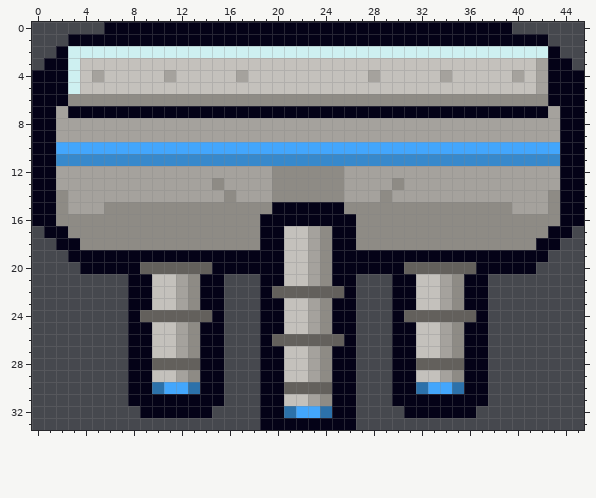
A pixel-art file gets an edit: Art/Textures/Enemies/Bastion/bastion_batteries.aseprite. Above, as it was before the edit.
46x34 pixels, 1 frame.
After:
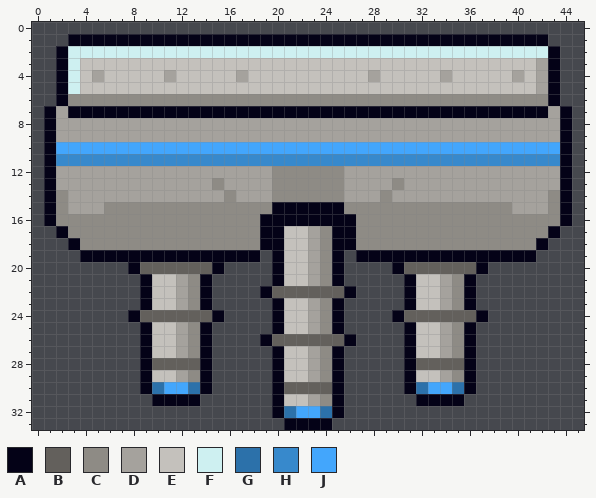
Palette (. is transparent): A #040217  B #63605c  C #8e8b85  D #a5a29d  E #c4c1bc  F #cef0f1  G #2c71aa  H #3789cc  J #43a6fc
The exact change:
y 0: x 6..39 AAAAAAAAAAAAAAAAAAAAAAAAAAAAAAAAAA -> ..................................
y 3: x 1 A -> .; x 44 A -> .
y 4..6: x 0..1 AA -> ..; x 44..45 AA -> ..
y 7..16: x 0 A -> .; x 45 A -> .
y 17: x 1 A -> .; x 44 A -> .
y 18: x 2 A -> .; x 43 A -> .
y 19: x 3 A -> .; x 19 A -> .; x 26 A -> .; x 42 A -> .
y 20: x 4..7 AAAA -> ....; x 16..19 AAAA -> ....; x 26..29 AAAA -> ....; x 38..41 AAAA -> ....
y 21: x 8 A -> .; x 15 A -> .; x 19 A -> .; x 26 A -> .; x 30 A -> .; x 37 A -> .
y 22: x 8 A -> .; x 15 A -> .; x 30 A -> .; x 37 A -> .
y 23: x 8 A -> .; x 15 A -> .; x 19 A -> .; x 26 A -> .; x 30 A -> .; x 37 A -> .
y 24: x 19 A -> .; x 26 A -> .
y 25: x 8 A -> .; x 15 A -> .; x 19 A -> .; x 26 A -> .; x 30 A -> .; x 37 A -> .
y 26: x 8 A -> .; x 15 A -> .; x 30 A -> .; x 37 A -> .
y 27..30: x 8 A -> .; x 15 A -> .; x 19 A -> .; x 26 A -> .; x 30 A -> .; x 37 A -> .
y 31: x 8..9 AA -> ..; x 14..15 AA -> ..; x 19 A -> .; x 26 A -> .; x 30..31 AA -> ..; x 36..37 AA -> ..
y 32: x 9..14 AAAAAA -> ......; x 19 A -> .; x 26 A -> .; x 31..36 AAAAAA -> ......
y 33: x 19..20 AA -> ..; x 25..26 AA -> ..
Boxes around the changes in both pictures, in picture pixels (x1, y1, x2, y2):
erased: (32, 22, 584, 430)
